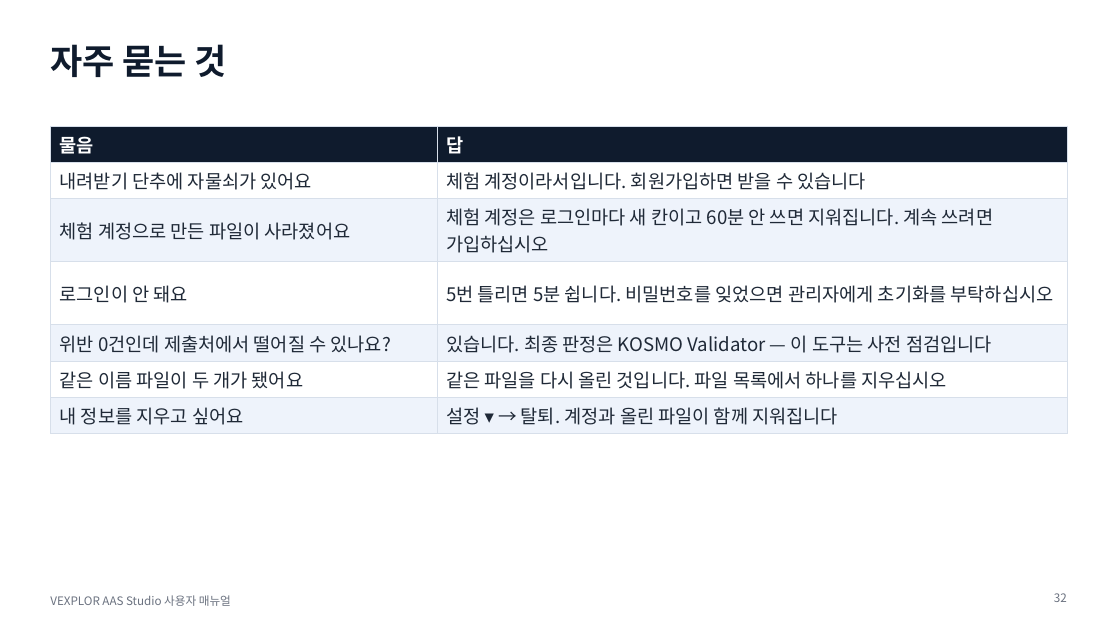
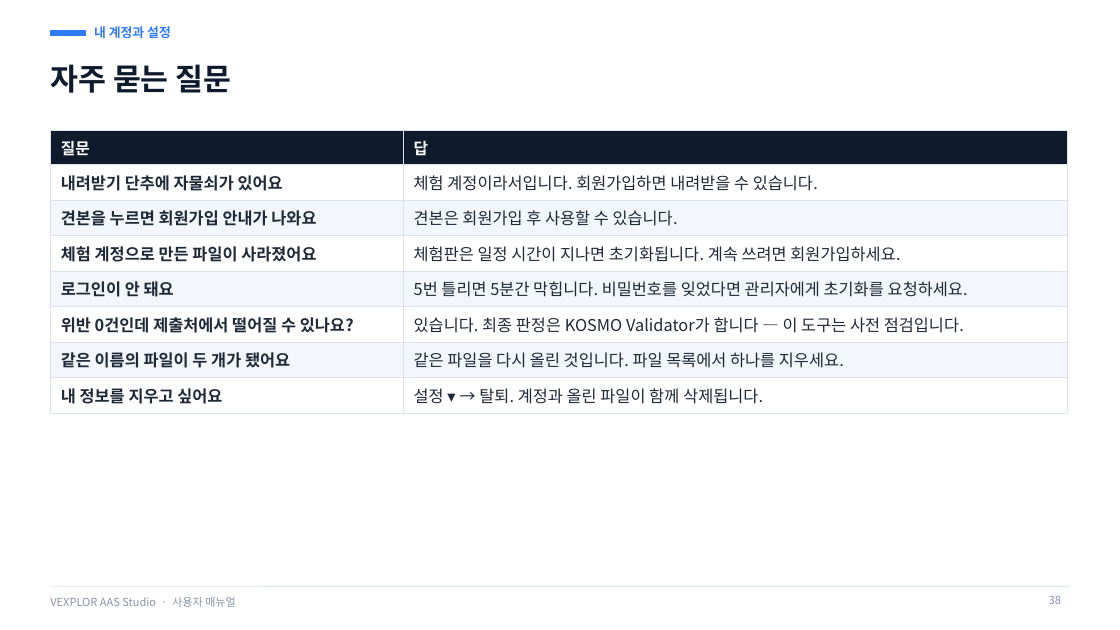
Before and after one commit to waceinc/vexplor-aas, a slide deck: slide 38 of VEXPLOR_AAS_Studio_user_manual.pptx (slide 32 before the commit). Drawn at 1120x630 pixels with LibreOffice and Linux fonts; fonts in the diff are those of the drawing. Boxes give left, top, right and bottom in pixels: in the first picture for what was removed or moved away, otherwise in the second. Text is boxed around its words. In the diff, an @@ line names an element or a change of style, - is before the commit and + after.

Commit message:
사용자 매뉴얼 새 판 (지금 화면 · 번호 표시 · 차례)

```diff
--- a/VEXPLOR_AAS_Studio_user_manual.pptx
+++ b/VEXPLOR_AAS_Studio_user_manual.pptx
@@ text added at [94, 26, 171, 38], 11 pt, text #2F7CF6, bold @@
+내 계정과 설정
@@ rectangle added at [50, 30, 86, 35], fill #2F7CF6, outline #2F7CF6 1 pt @@
@@ title at [50, 64, 232, 93]: text changed; size 30 to 26 pt @@
-자주 묻는 것
+자주 묻는 질문
@@ table at [50, 130, 1067, 408] @@
-row 1: 물음 | 답
-row 2: 내려받기 단추에 자물쇠가 있어요 | 체험 계정이라서입니다. 회원가입하면 받을 수 있습니다
-row 3: 체험 계정으로 만든 파일이 사라졌어요 | 체험 계정은 로그인마다 새 칸이고 60분 안 쓰면 지워집니다. 계속 쓰려면 가입하십시오
-row 4: 로그인이 안 돼요 | 5번 틀리면 5분 쉽니다. 비밀번호를 잊었으면 관리자에게 초기화를 부탁하십시오
-row 5: 위반 0건인데 제출처에서 떨어질 수 있나요? | 있습니다. 최종 판정은 KOSMO Validator — 이 도구는 사전 점검입니다
-row 6: 같은 이름 파일이 두 개가 됐어요 | 같은 파일을 다시 올린 것입니다. 파일 목록에서 하나를 지우십시오
-row 7: 내 정보를 지우고 싶어요 | 설정 ▾ → 탈퇴. 계정과 올린 파일이 함께 지워집니다
+row 1: 질문 | 답
+row 2: 내려받기 단추에 자물쇠가 있어요 | 체험 계정이라서입니다. 회원가입하면 내려받을 수 있습니다.
+row 3: 견본을 누르면 회원가입 안내가 나와요 | 견본은 회원가입 후 사용할 수 있습니다.
+row 4: 체험 계정으로 만든 파일이 사라졌어요 | 체험판은 일정 시간이 지나면 초기화됩니다. 계속 쓰려면 회원가입하세요.
+row 5: 로그인이 안 돼요 | 5번 틀리면 5분간 막힙니다. 비밀번호를 잊었다면 관리자에게 초기화를 요청하세요.
+row 6: 위반 0건인데 제출처에서 떨어질 수 있나요? | 있습니다. 최종 판정은 KOSMO Validator가 합니다 — 이 도구는 사전 점검입니다.
+row 7: 같은 이름의 파일이 두 개가 됐어요 | 같은 파일을 다시 올린 것입니다. 파일 목록에서 하나를 지우세요.
+row 8: 내 정보를 지우고 싶어요 | 설정 ▾ → 탈퇴. 계정과 올린 파일이 함께 삭제됩니다.
@@ table: place and size @@
-table at [50, 126, 1067, 429]
+table at [50, 130, 1067, 408]
@@ text at [50, 597, 236, 607]: text changed; size 10 to 9.5 pt; text colour #6B7280 to #8A94A6 @@
-VEXPLOR AAS Studio 사용자 매뉴얼
+VEXPLOR AAS Studio · 사용자 매뉴얼
@@ line added from (50, 586) to (1070, 586), #DDE3EC 0.75 pt @@
@@ page number added at [1049, 596, 1061, 604], 9.5 pt, text #8A94A6 @@
+38
@@ page number removed at [1054, 593, 1067, 602] @@
-32
```
Also in this commit, not shown: 20 other slides changed, 18 slides added, 12 slides removed.
